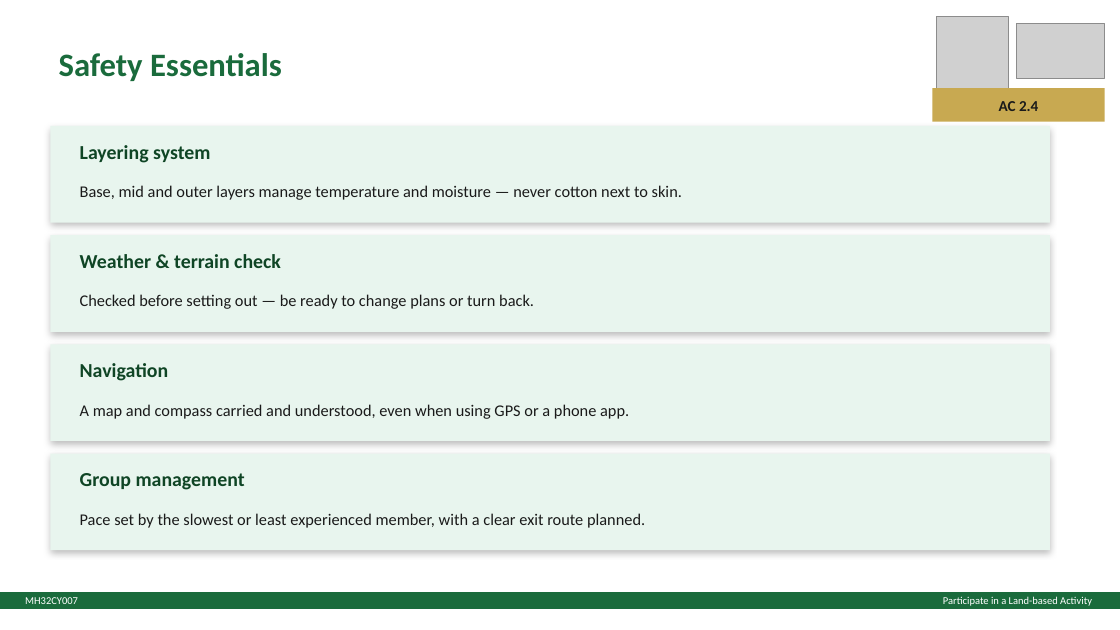
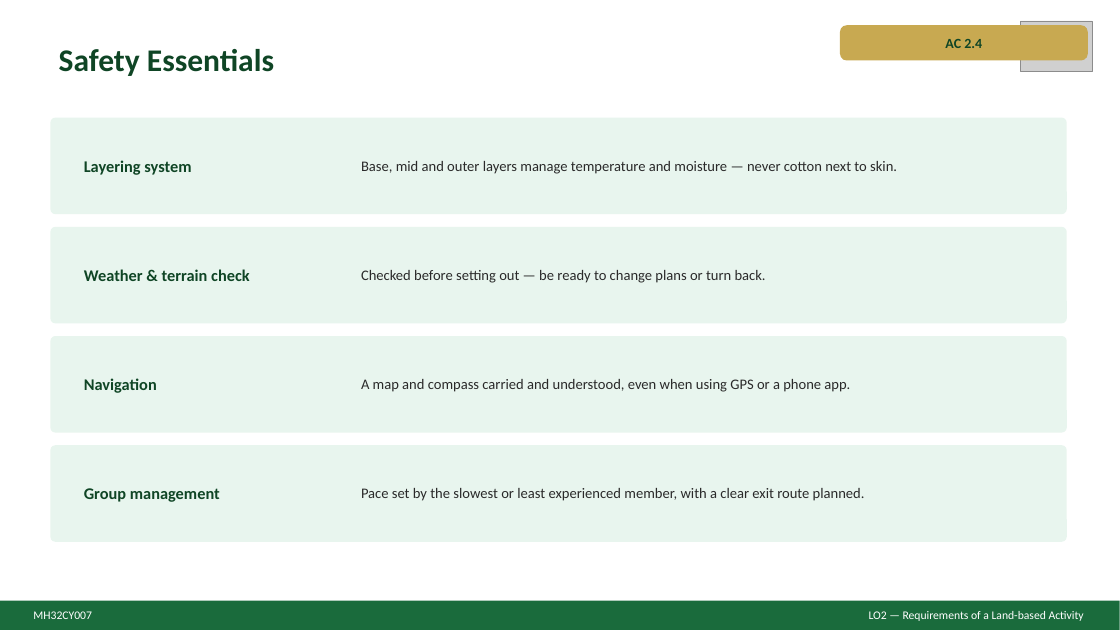
Before and after one commit to JJ2026Outdoor/ACOutdoorEd, a slide deck: slide 4 of MH32CY007LandActivitySlides.pptx (slide 6 before the commit). Drawn at 1120x630 pixels with LibreOffice and Linux fonts; fonts in the diff are those of the drawing; grey boxes stand for pictures. Boxes give left, top, right and bottom in pixels: in the first picture for what was removed or moved away, otherwise in the second. Text is boxed around its words. In the diff, an @@ line names an element or a change of style, - is before the commit and + after.

```diff
--- a/MH32CY007LandActivitySlides.pptx
+++ b/MH32CY007LandActivitySlides.pptx
@@ text "Safety Essentials" at (59, 49, 274, 76): size 28 to 27 pt, text colour #1A6B3C to #0F4525 @@
@@ text "AC 2.4": place and size @@
-text "AC 2.4" at (999, 101, 1038, 111)
+text "AC 2.4" at (945, 39, 982, 48)
@@ text "AC 2.4" at (945, 39, 982, 48): size 13 to 12 pt, text colour #1A1A1A to #0F4525 @@
@@ rounded rectangle added at (840, 25, 1088, 60), fill #C8A951 @@
@@ picture removed at (1017, 24, 1105, 78) @@
@@ picture: place and size @@
-picture at (937, 17, 1008, 88)
+picture at (1021, 21, 1092, 71)
@@ rectangle removed at (933, 88, 1105, 122) @@
@@ rounded rectangle: place and size @@
-rounded rectangle at (50, 126, 1050, 223)
+rounded rectangle at (50, 118, 1067, 214)
@@ text "Base, mid and outer layers ...": place and size @@
-text "Base, mid and outer layers ..." at (80, 185, 682, 200)
+text "Base, mid and outer layers ..." at (361, 161, 897, 174)
@@ rounded rectangle: place and size @@
-rounded rectangle at (50, 235, 1050, 332)
+rounded rectangle at (50, 227, 1067, 323)
@@ text "Weather & terrain check": place and size @@
-text "Weather & terrain check" at (80, 254, 281, 268)
+text "Weather & terrain check" at (84, 269, 250, 281)
@@ text "Checked before setting out — ...": place and size @@
-text "Checked before setting out — ..." at (80, 294, 534, 309)
+text "Checked before setting out — ..." at (361, 270, 766, 283)
@@ rounded rectangle: place and size @@
-rounded rectangle at (50, 344, 1050, 441)
+rounded rectangle at (50, 336, 1067, 433)
@@ text "Navigation": place and size @@
-text "Navigation" at (80, 363, 169, 381)
+text "Navigation" at (84, 378, 157, 393)
@@ text "A map and compass carried ...": place and size @@
-text "A map and compass carried ..." at (80, 404, 629, 419)
+text "A map and compass carried ..." at (361, 379, 850, 392)
@@ rectangle to rounded rectangle; shadow off in 4 elements at (50, 336, 1067, 433), (50, 118, 1067, 214), (50, 227, 1067, 323), (50, 445, 1067, 542) @@
@@ rounded rectangle: place and size @@
-rounded rectangle at (50, 454, 1050, 550)
+rounded rectangle at (50, 445, 1067, 542)
@@ size 17 to 14 pt in 4 elements at (84, 160, 191, 175), (84, 269, 250, 281), (84, 378, 157, 393), (84, 488, 220, 502) @@
@@ text "Group management": place and size @@
-text "Group management" at (80, 473, 245, 490)
+text "Group management" at (84, 488, 220, 502)
@@ size 14 to 12.5 pt, text colour #1A1A1A to #2A2A2A in 4 elements at (361, 379, 850, 392), (361, 161, 897, 174), (361, 270, 766, 283), (361, 488, 865, 501) @@
@@ text "Pace set by the slowest ...": place and size @@
-text "Pace set by the slowest ..." at (80, 513, 645, 528)
+text "Pace set by the slowest ..." at (361, 488, 865, 501)
@@ rectangle: place and size @@
-rectangle at (0, 592, 1120, 609)
+rectangle at (0, 601, 1120, 630)
@@ text "MH32CY007": place and size @@
-text "MH32CY007" at (25, 597, 78, 604)
+text "MH32CY007" at (33, 611, 92, 619)
@@ text "MH32CY007" at (33, 611, 92, 619): size 9 to 10 pt @@
@@ text at (869, 611, 1084, 621): text changed; size 9 to 10 pt @@
-Participate in a Land-based Activity
+LO2 — Requirements of a Land-based Activity
```
Also in this commit, not shown: 9 other slides changed, 1 slide added, 3 slides removed, 1 other file.
